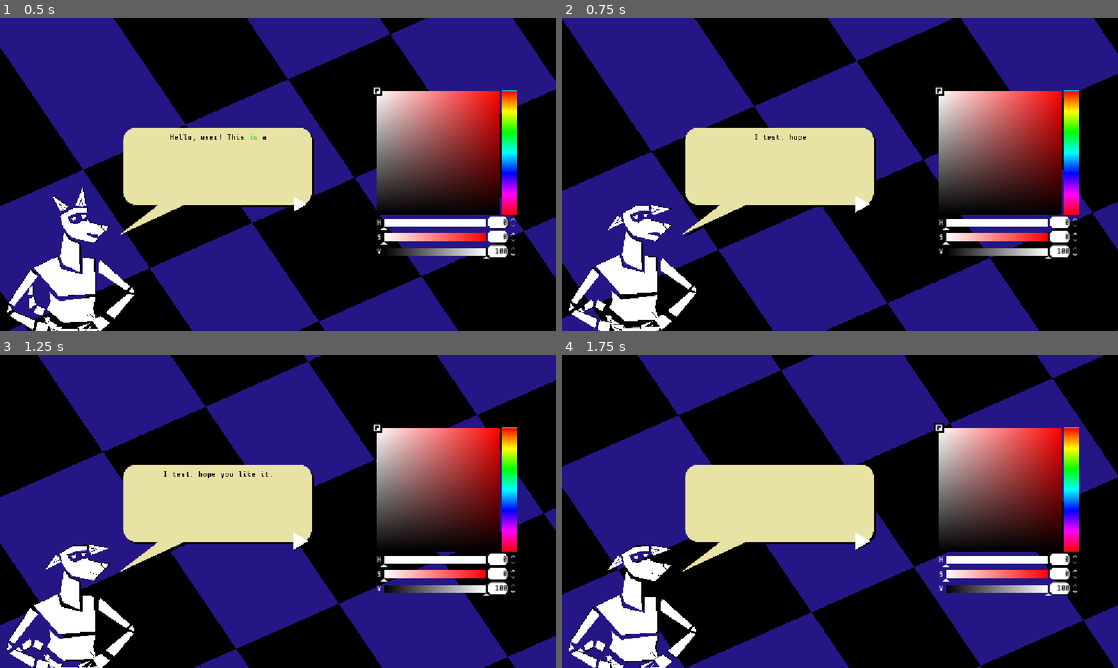
Above: before the commit, frames 1-4 (two rows, left to right).
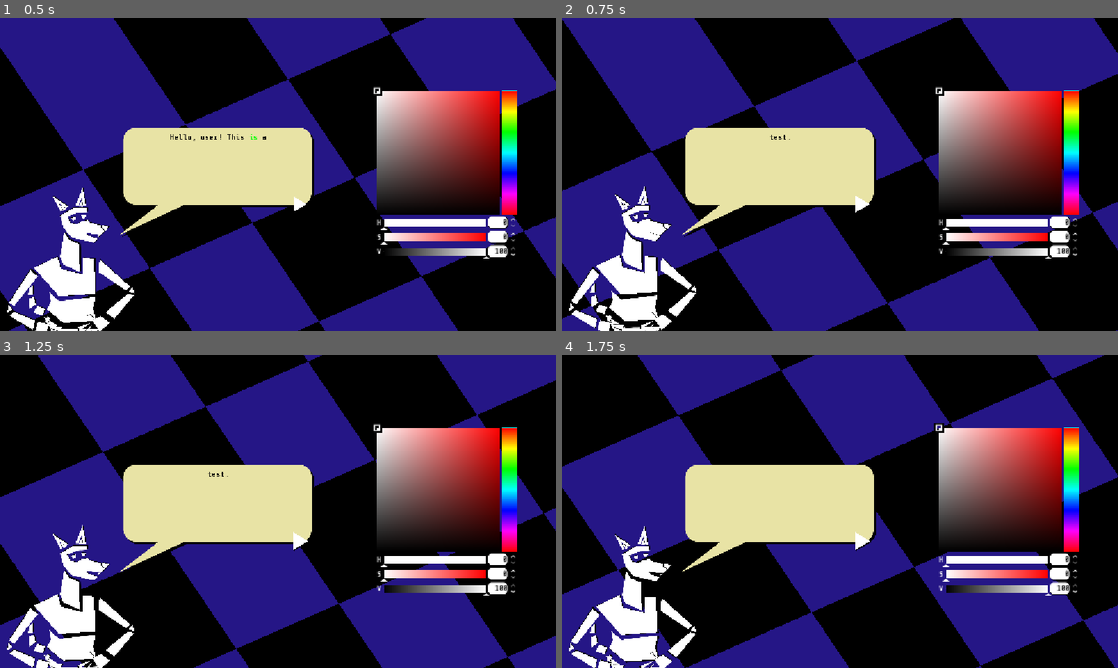
Above: after the commit, the same moments.

Repository: AlejandroCiuba/color-picker-game
Game: Godot game, scene res://scenes/levels/test.tscn
Two runs of this game, one before a commit and one after it. Both use one fixed random seed, a clock stepped at 60 frames per second and the inputs below. The project has no main scene, so this scene is started directly.
Inputs (mouse positions are in pixels of both pictures, inside the frame that each line leads up to):
- Up to frame 1 (0.5 s): no input
- Up to frame 2 (0.75 s): click (862, 205) at 0.5 s
- Up to frame 3 (1.25 s): no input
- Up to frame 4 (1.75 s): click (862, 542) at 1.25 s

Frame 1 is identical in both runs. In frame 2, 0.5% of the frame differs, in the area x 2-44%, y 37-96%; in frame 3, 0.5%, in the area x 2-49%, y 37-96%; in frame 4, 0.4%.
Error after the commit: Invalid access to property or key 'dialog_id' on a base object of type 'Nil'. (res://scenes/ents/dialog_display.gd:15)

Commit message:
Updated character to utilize dialog arguments

Diff:
--- a/scenes/ents/character.gd
+++ b/scenes/ents/character.gd
@@ -18,8 +18,8 @@
 	_animhead.play("animations/talk-%s" % emotion)
 
 
-func tail_down() -> void:
-	_animtail.play("animations/tail-down")
+func tail(state: String) -> void:
+	_animtail.play("animations/tail-%s" % state)
 
 
 func change_color(color: Color) -> void:
